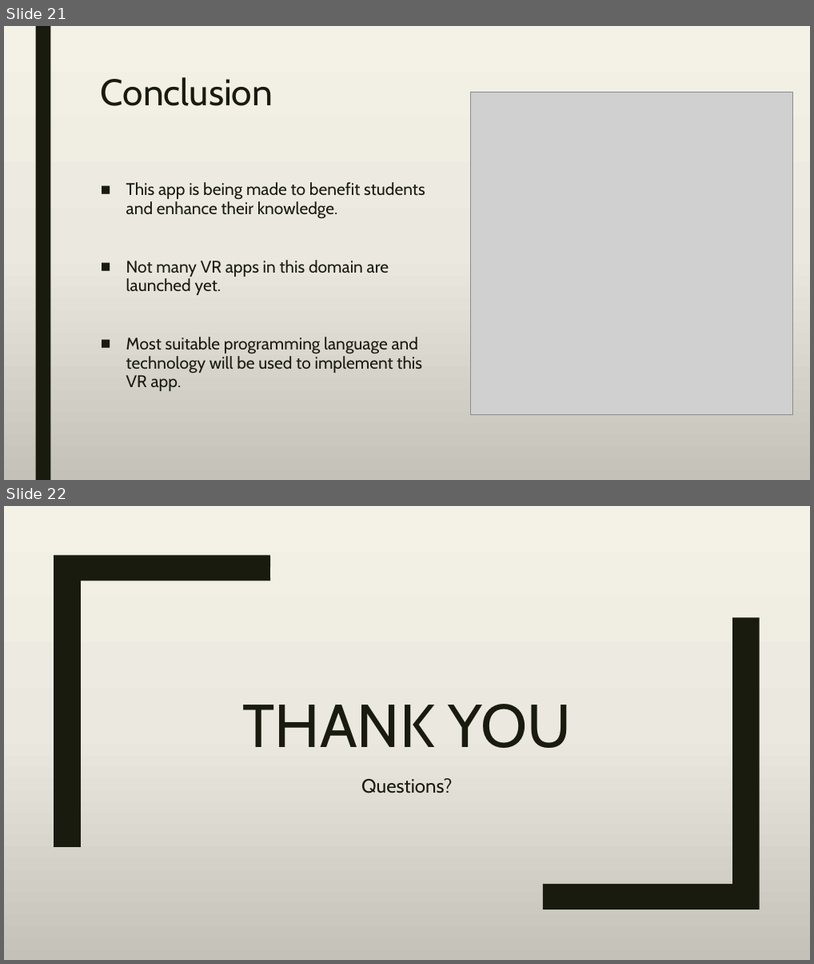
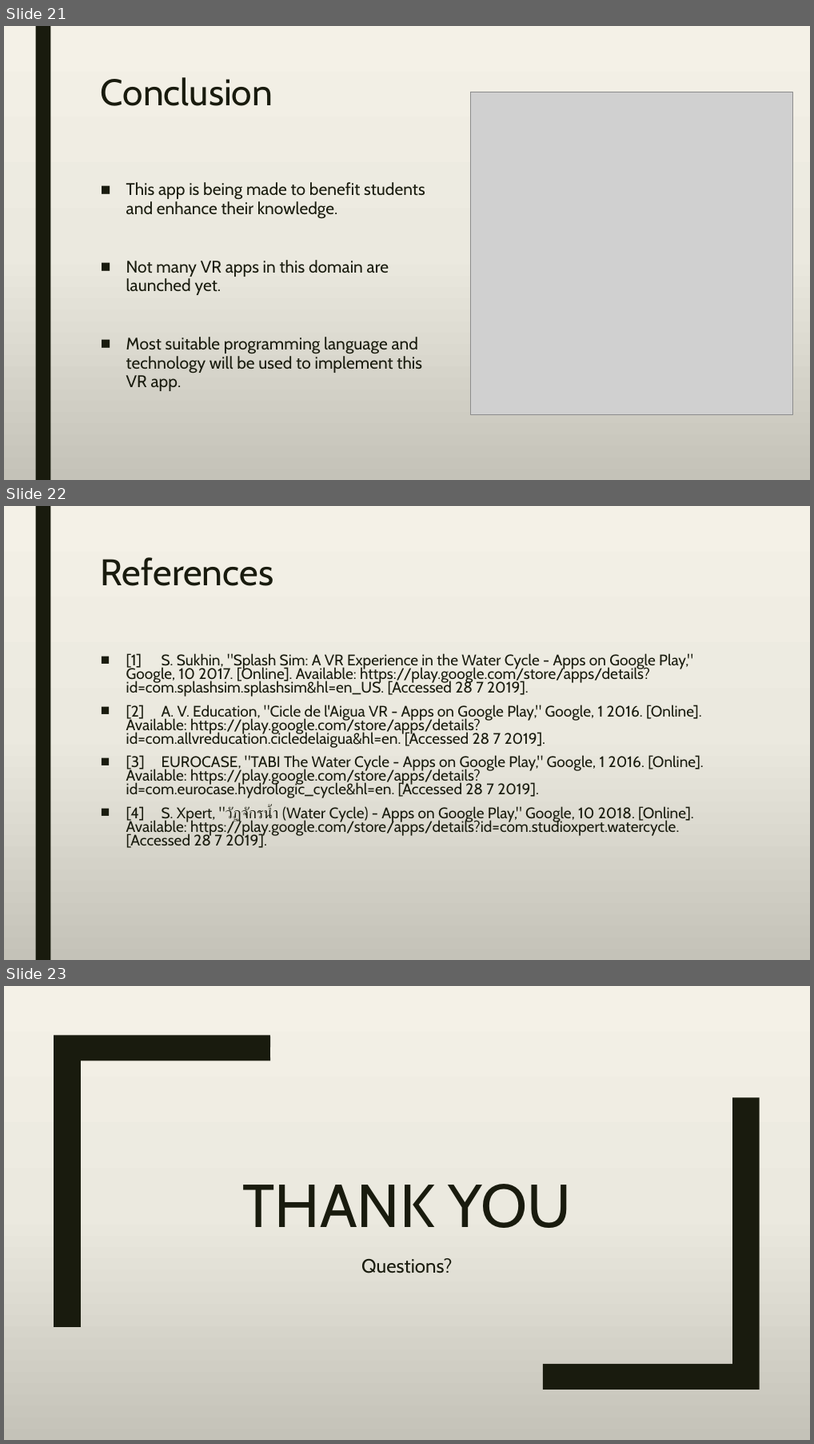
Before and after one commit to A-3li/Capstone, a slide deck: Capstone.pptx. Shown one above the other, each under a label of ours: slides 21 and 22 before the commit, slides 21, 22 and 23 after it. The pictures are 814x964 and 814x1444 pixels, drawn with LibreOffice and Linux fonts; fonts in the diff are those of the drawing; grey boxes stand for pictures. Boxes give left, top, right and bottom in pixels: in the first picture for what was removed or moved away, otherwise in the second. Text is boxed around its words. In the diff, an @@ line names an element or a change of style, - is before the commit and + after.

```diff
--- a/Capstone.pptx
+++ b/Capstone.pptx
@@ slide 22 added at <box>4,506,810,960</box>, background gradient #F4F2E7 to #EBEAE0 to #C4C3B9; not listed: 1 template element that a slide beside it also shows @@
@@ title added at <box>101,557,274,586</box>, 44 pt, text #191B0E @@
+References
@@ text added at <box>126,653,704,848</box>, 18.2 pt, text #191B0E @@
+■ [1] S. Sukhin, "Splash Sim: A VR Experience in the Water Cycle - Apps on Google Play," Google, 10 2017. [Online]. Available: https://play.google.com/store/apps/details?id=com.splashsim.splashsim&hl=en_US. [Accessed 28 7 2019].
+■ [2] A. V. Education, "Cicle de l'Aigua VR - Apps on Google Play," Google, 1 2016. [Online]. Available: https://play.google.com/store/apps/details?id=com.allvreducation.cicledelaigua&hl=en. [Accessed 28 7 2019].
+■ [3] EUROCASE, "TABI The Water Cycle - Apps on Google Play," Google, 1 2016. [Online]. Available: https://play.google.com/store/apps/details?id=com.eurocase.hydrologic_cycle&hl=en. [Accessed 28 7 2019].
+■ [4] S. Xpert, "วัฏจักรน้ำ (Water Cycle) - Apps on Google Play," Google, 10 2018. [Online]. Available: https://play.google.com/store/apps/details?id=com.studioxpert.watercycle. [Accessed 28 7 2019].
@@ what was slide 22 is now slide 23 @@
```
Also in this commit, not shown: 1 slide changed.
